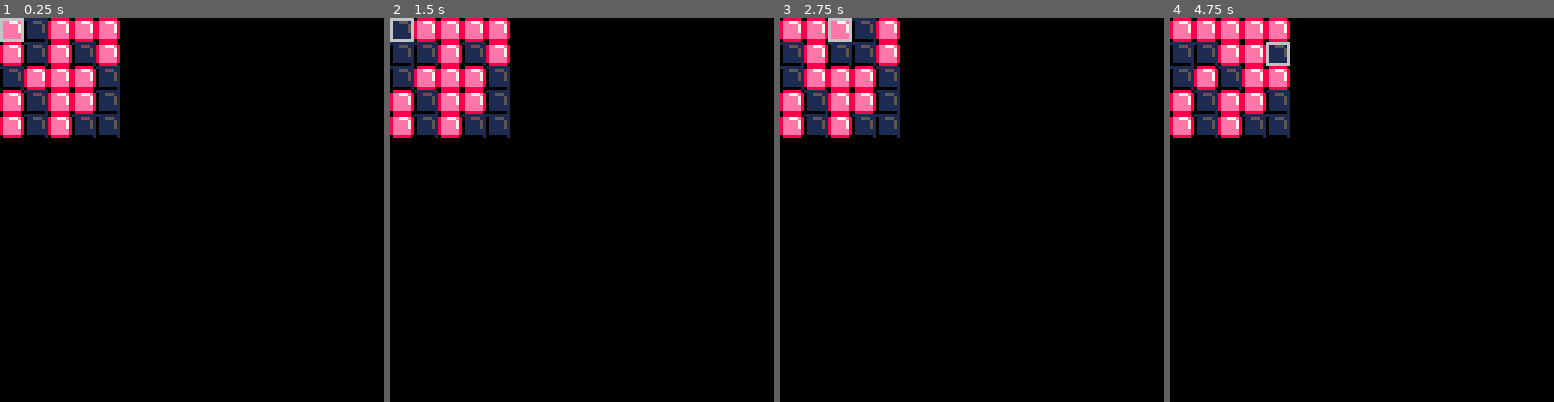
Above: before the commit, frames 1-4 (left to right).
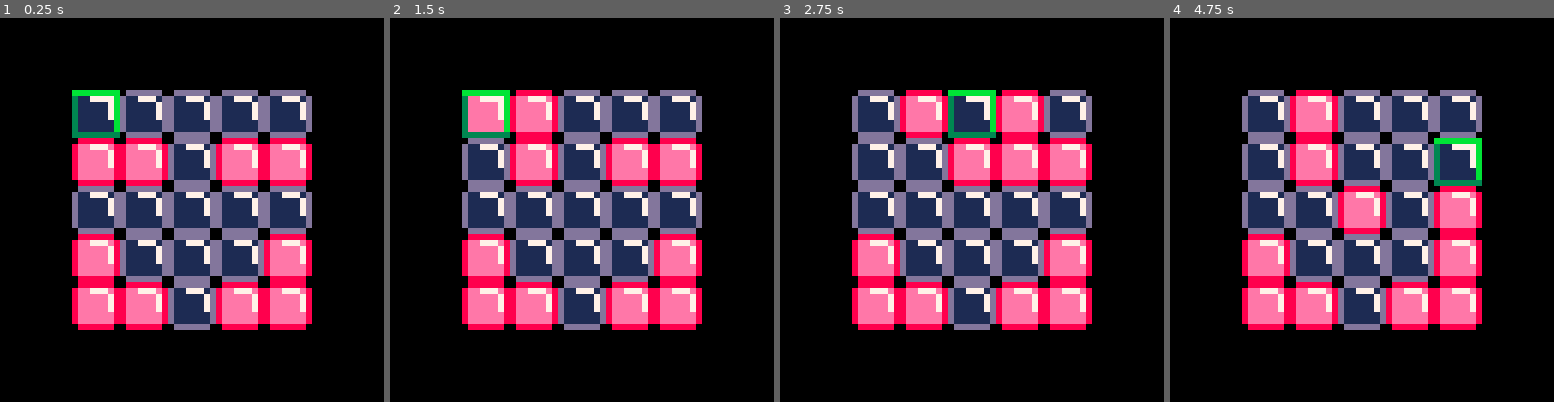
Above: after the commit, the same moments.

Repository: 0ABE/pico-8
Game: PICO-8 cartridge carts/lights_out/lights_out.p8
Same seed, same stepped clock (60 frames per second), same inputs: the game is played once before the commit and once after it.
Inputs:
- Up to frame 1 (0.25 s): no input
- Up to frame 2 (1.5 s): tap X (X key) at 0.33, 1.07 s; tap O (Z key) at 0.7 s
- Up to frame 3 (2.75 s): hold Right 1.6-2.1 s; tap O (Z key) at 1.7, 2.1, 2.5 s; tap X (X key) at 1.85 s; hold Up 2.15-2.42 s; hold Right from 2.47 s (still down)
- Up to frame 4 (4.75 s): tap O (Z key) every 0.4 s from 2.9 to 4.5 s; tap X (X key) at 2.97, 4.08 s; release Right at 3.03 s; hold Left 3.08-3.58 s; hold Down 3.63-3.97 s; hold Right 4.02-4.68 s; hold Up from 4.73 s (still down)

The runs differ from the first frame. In frame 1, 44% of the frame differs, in the area x 0-82%, y 0-82%; in frame 2, 44%; in frame 3, 44%; in frame 4, 44%.

Commit message:
graphics update & levels
1. new sprites and sprite scaling
2. some new levels

Diff:
--- a/carts/lights_out/levels.lua
+++ b/carts/lights_out/levels.lua
@@ -1,9 +1,9 @@
 --default level size is 5 cols x 5 rows
 
-_level1 = {
+_demo_level = {
     --cols=5,rows=5,
     --x_off=0,y_off=0,
-    --sel=1,
+    sel=13,
     steps=1,
     --tiles={8,12,13,14,18},
     board={
@@ -14,12 +14,12 @@
     0,0,0,0,0}
 }
 
-_level2 = {
-    steps=6,
-    tiles={1,3,4,5,6,8,10,12,13,14,16,18,19,21,23}
-}
+_level1 = {steps=6,tiles={11,13,15}}
+_level2 = {steps=6,tiles={1,3,5,6,8,10,16,18,20,21,23,25}}
+_level3 = {steps=6,tiles={2,4,6,7,9,10,11,12,14,15,16,17,19,20,22,24}}
+_level4 = {steps=6,tiles={6,7,9,10,16,20,21,22,24,25}}
+
 
 _levels = {
-    _level1,
-    _level2
+    _level1,_level2,_level3,_level4
 }
--- a/carts/lights_out/lights_out.lua
+++ b/carts/lights_out/lights_out.lua
@@ -3,14 +3,14 @@
 _sln_steps=nil
 --which puzzle
 _cur_level=nil
---keep track of the player's steps per level
-_cur_score=0
+--keep track of the player's score per level
+_level_score={}
 
 function _init()
     --setup the tile selector
     _sel:init()
     --setup up the board
-    _tiles:init(2) --start with puzzle number
+    _tiles:init(4) --start with puzzle number
     --override the tile selected by the level
     --_sel:select(1)
 
--- a/carts/lights_out/lights_out.p8
+++ b/carts/lights_out/lights_out.p8
@@ -1,16 +1,18 @@
 pico-8 cartridge // http://www.pico-8.com
 version 33
 __lua__
+-- lights out
+-- by abe of hexadecimal
 #include tile_selector.lua
 #include tiles.lua
 #include levels.lua
 #include lights_out.lua
 __gfx__
-11111111088888806666666600000000000000000000000000000000000000000000000000000000000000000000000000000000000000000000000000000000
-011555118ee777e86000000600000000000000000000000000000000000000000000000000000000000000000000000000000000000000000000000000000000
-011111518eeeee786000000600000000000000000000000000000000000000000000000000000000000000000000000000000000000000000000000000000000
-011111518eeeee786000000600000000000000000000000000000000000000000000000000000000000000000000000000000000000000000000000000000000
-011111518eeeee786000000600000000000000000000000000000000000000000000000000000000000000000000000000000000000000000000000000000000
-011111118eeeeee86000000600000000000000000000000000000000000000000000000000000000000000000000000000000000000000000000000000000000
-011111118eeeeee86000000600000000000000000000000000000000000000000000000000000000000000000000000000000000000000000000000000000000
-00000001088888806666666600000000000000000000000000000000000000000000000000000000000000000000000000000000000000000000000000000000
+0dddddd008888880bbbbbbbb00000000000000000000000000000000000000000000000000000000000000000000000000000000000000000000000000000000
+d117771d8ee777e83000007b00000000000000000000000000000000000000000000000000000000000000000000000000000000000000000000000000000000
+d111117d8eeeee783000000b00000000000000000000000000000000000000000000000000000000000000000000000000000000000000000000000000000000
+d111117d8eeeee783000000b00000000000000000000000000000000000000000000000000000000000000000000000000000000000000000000000000000000
+d111117d8eeeee783000000b00000000000000000000000000000000000000000000000000000000000000000000000000000000000000000000000000000000
+d111111d8eeeeee83000000b00000000000000000000000000000000000000000000000000000000000000000000000000000000000000000000000000000000
+d111111d8eeeeee83000000b00000000000000000000000000000000000000000000000000000000000000000000000000000000000000000000000000000000
+0dddddd0088888803333333300000000000000000000000000000000000000000000000000000000000000000000000000000000000000000000000000000000
--- a/carts/lights_out/tile_selector.lua
+++ b/carts/lights_out/tile_selector.lua
@@ -13,5 +13,10 @@
 
 function _sel:draw()
     --draw the selected sprite using the x,y values of the tile
-    spr(self.spr,_tiles[self.idx].gfx.x,_tiles[self.idx].gfx.y)
+    --spr(self.spr,_tiles[self.idx].gfx.x,_tiles[self.idx].gfx.y)
+
+    --draw the selected sprite using scaling
+    local sp = self.spr
+    local sx,sy = (sp % 16) * 8, (sp \ 16) * 8
+     sspr(sx,sy,_wd,_ht,_tiles[self.idx].gfx.x,_tiles[self.idx].gfx.y,_swd,_sht)
 end
--- a/carts/lights_out/tiles.lua
+++ b/carts/lights_out/tiles.lua
@@ -4,11 +4,14 @@
 _cols=5
 _rows=5
 --default x and y offsets
-_x_off=0
-_y_off=0
+_x_off=24
+_y_off=24
 --tile sizes
 _wd=8 --width
 _ht=8 --height
+--scaled tile sizes
+_swd=16 --scaled width
+_sht=16 --scaled height
 
 function _tiles:init(level_num)
     --set the current level
@@ -50,11 +53,11 @@
             --init a graphics array
             tile.gfx={}
             --top left corner (x,y)
-            tile.gfx.x=j*_wd-_wd+_x_off
-            tile.gfx.y=i*_wd-_wd+_y_off
+            tile.gfx.x=j*_swd-_swd+_x_off
+            tile.gfx.y=i*_swd-_swd+_y_off
             --bottom right corner (x2,y2)
-            tile.gfx.x2=tile.gfx.x+_wd
-            tile.gfx.y2=tile.gfx.y+_wd
+            tile.gfx.x2=tile.gfx.x+_swd
+            tile.gfx.y2=tile.gfx.y+_swd
             --pick the sprite based on visibility
             if (tile.vis) then tile.gfx.spr=1
             else tile.gfx.spr=0 end
@@ -150,7 +153,13 @@
 
 function _tiles:draw()
     for i=1,#self do
-        spr(self[i].gfx.spr,self[i].gfx.x,self[i].gfx.y)
+        --draw sprites as they are (no scaling)
+        --spr(self[i].gfx.spr,self[i].gfx.x,self[i].gfx.y)
+
+        --draw the sprites using scaling
+        local sp = self[i].gfx.spr
+        local sx,sy = (sp % 16) * 8, (sp \ 16) * 8
+        sspr(sx,sy,_wd,_ht,self[i].gfx.x,self[i].gfx.y,_swd,_sht)
         --rect(_tiles[i].gfx.x,_tiles[i].gfx.y,_tiles[i].gfx.x2,_tiles[i].gfx.y2,4)
     end
 end
